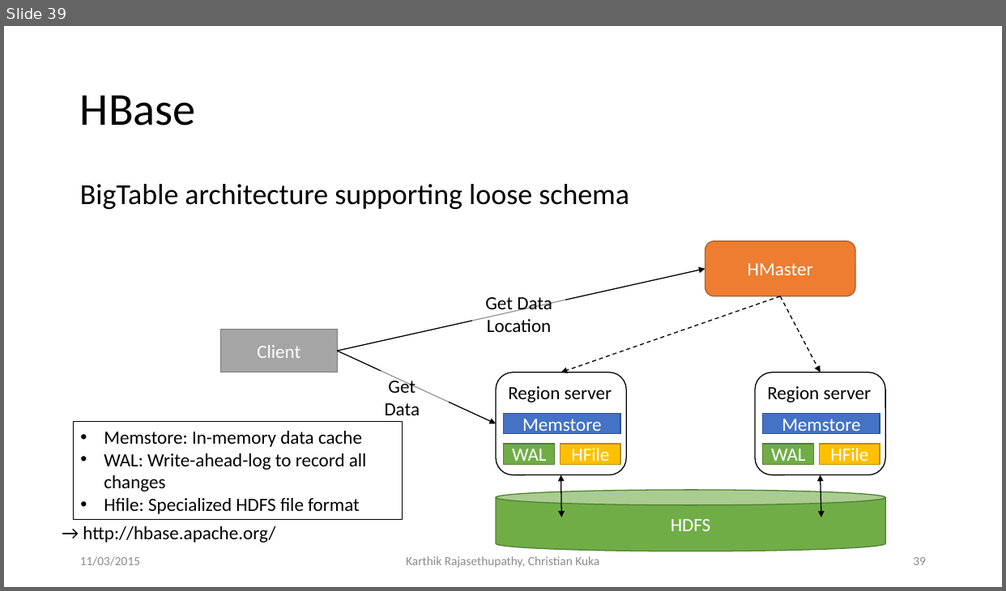
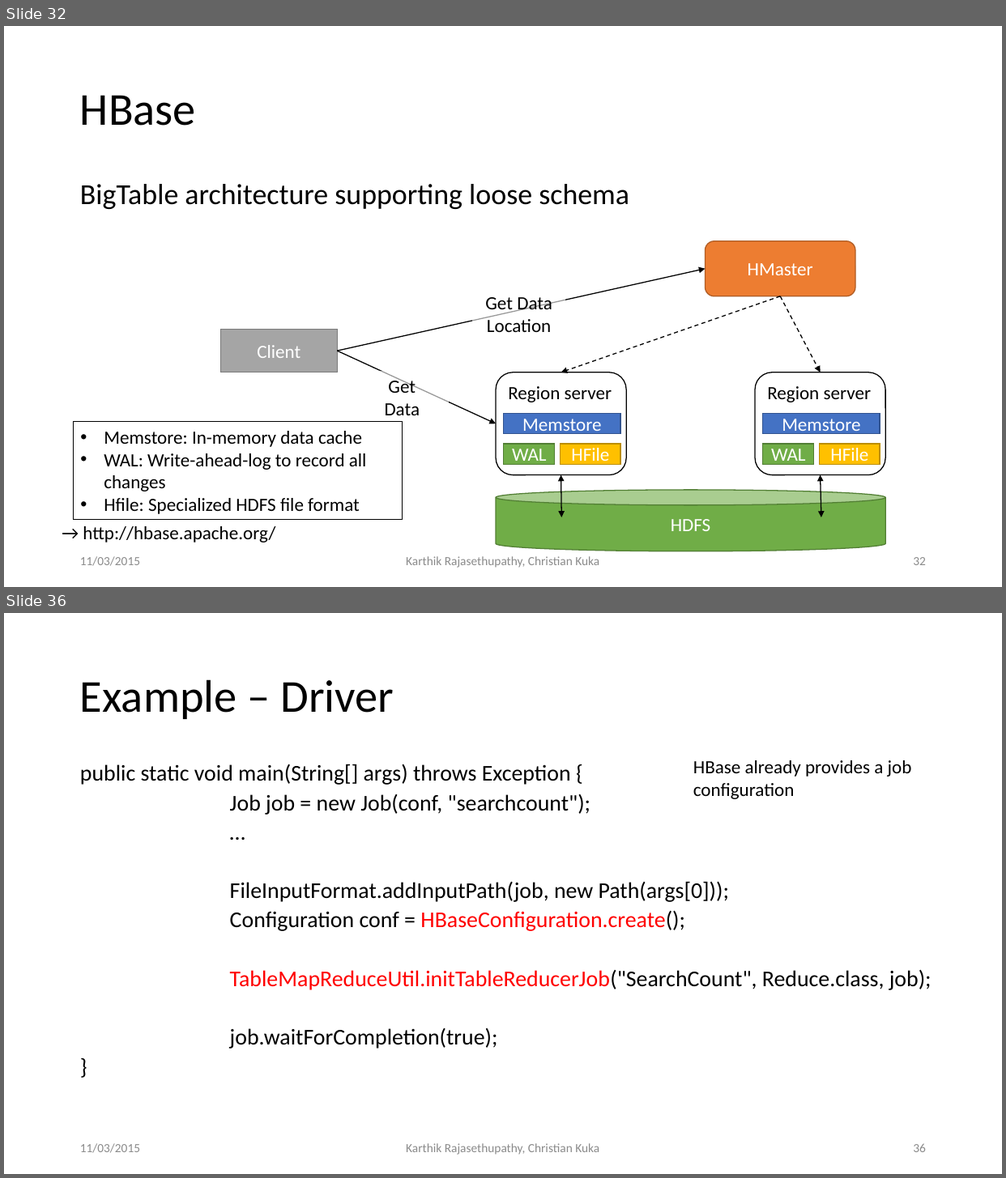
Before and after one commit to ckuka/SHDS, a slide deck: slides/ShanghaiDataScience_Master.pptx. Shown one above the other, each under a label of ours: slide 39 before the commit, slides 32 and 36 after it; the slides between them are not shown. The pictures are 1006x591 and 1006x1178 pixels, drawn with LibreOffice and Linux fonts; fonts in the diff are those of the drawing. Boxes give left, top, right and bottom in pixels: in the first picture for what was removed or moved away, otherwise in the second. Text is boxed around its words. In the diff, an @@ line names an element or a change of style, - is before the commit and + after.

Commit message:
Update HBase slides

```diff
--- a/slides/ShanghaiDataScience_Master.pptx
+++ b/slides/ShanghaiDataScience_Master.pptx
@@ slide 36 added at (x1=4, y1=613, x2=1002, y2=1174), background #FFFFFF @@
@@ title added at (x1=80, y1=679, x2=394, y2=719), 44 pt, text #000000 @@
+Example – Driver
@@ text added at (x1=80, y1=764, x2=931, y2=1049), 21.7 pt, text #000000 @@
+public static void main(String[] args) throws Exception {
+Job job = new Job(conf, "searchcount");
+…
+FileInputFormat.addInputPath(job, new Path(args[0]));
+Configuration conf = HBaseConfiguration.create();
+TableMapReduceUtil.initTableReducerJob("SearchCount", Reduce.class, job);
+job.waitForCompletion(true);
+}
@@ text added at (x1=693, y1=760, x2=912, y2=799), 18 pt, text #000000 @@
+HBase already provides a job configuration
@@ text added at (x1=80, y1=1144, x2=140, y2=1153), 12 pt, text #8C8C8C @@
+11/03/2015
@@ text added at (x1=406, y1=1144, x2=599, y2=1155), 12 pt, text #8C8C8C @@
+Karthik Rajasethupathy, Christian Kuka
@@ page number added at (x1=913, y1=1144, x2=926, y2=1152), 12 pt, text #8C8C8C @@
+36
@@ what was slide 39 is now slide 32 @@
@@ page number at (x1=913, y1=557, x2=926, y2=565): text changed @@
-39
+32
```
Also in this commit, not shown: 14 slides changed, 5 other slides added, 5 other files.
